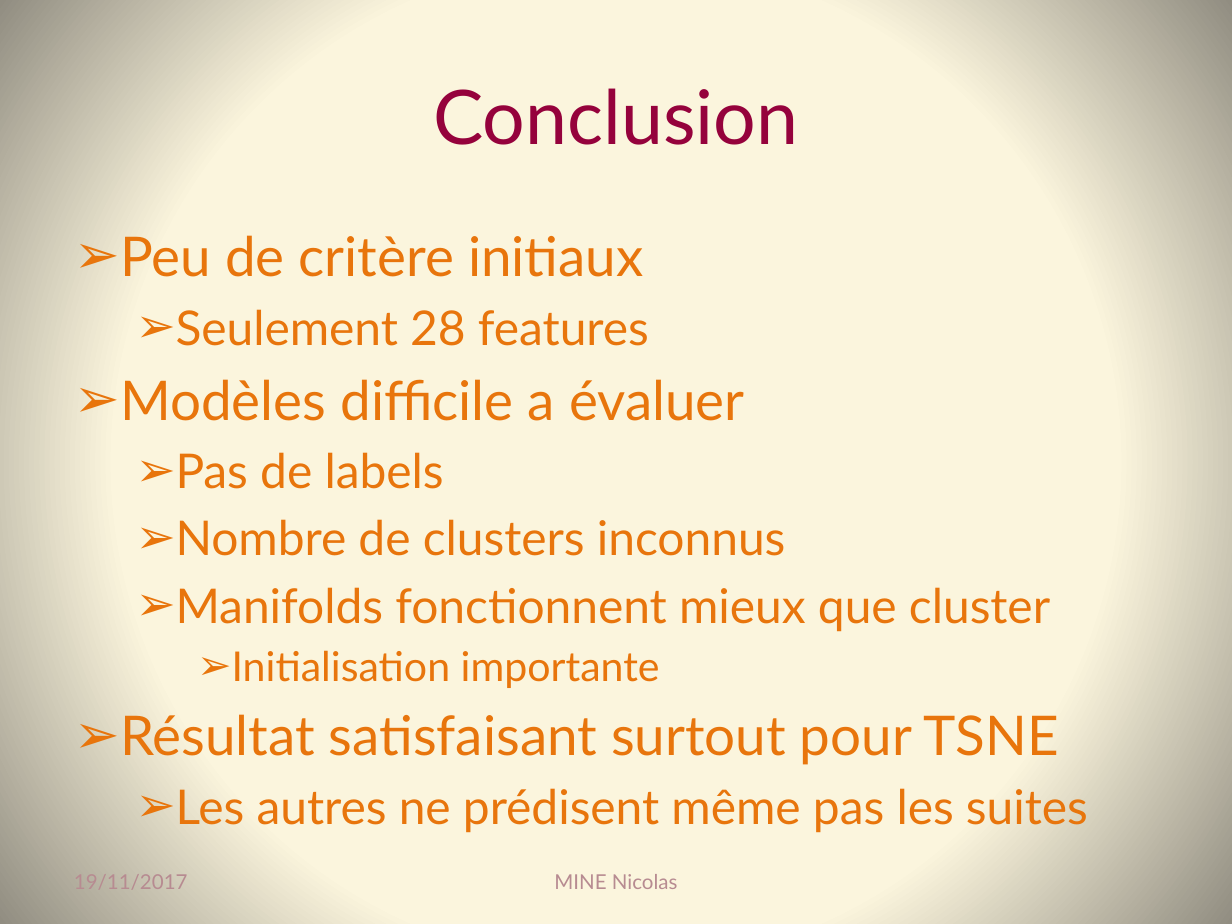
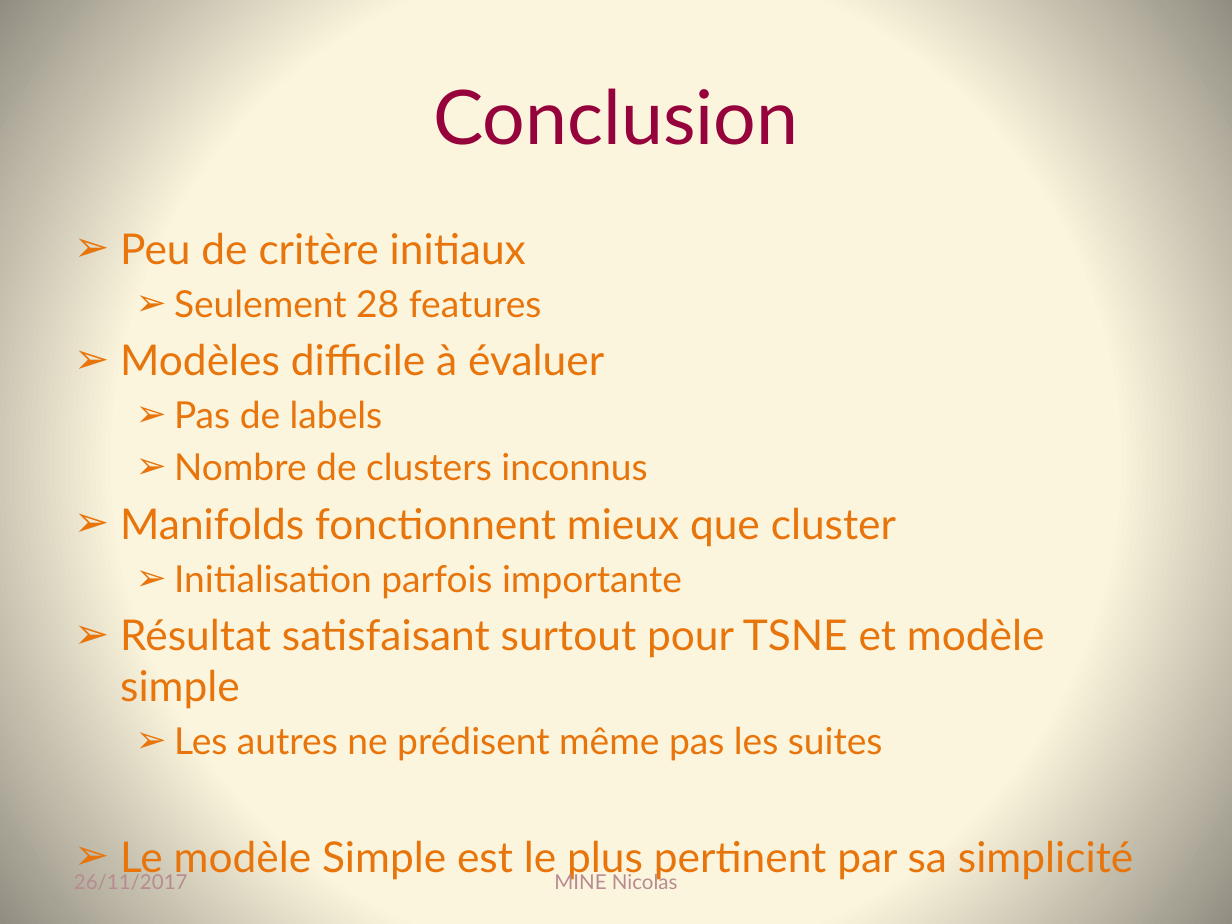
Before and after one commit to Coni63/OC_DS, a slide deck: slide 19 of P3/Presentation-projet_3.pptx (slide 17 before the commit). Drawn at 1232x924 pixels with LibreOffice and Linux fonts; fonts in the diff are those of the drawing. Boxes give left, top, right and bottom in pixels: in the first picture for what was removed or moved away, otherwise in the second. Text is boxed around its words. In the diff, an @@ line names an element or a change of style, - is before the commit and + after.

```diff
--- a/P3/Presentation-projet_3.pptx
+++ b/P3/Presentation-projet_3.pptx
@@ text at [120,232,896,761]: size 32 to 24.8 pt in "Peu de critère initiaux"; size 28 to 21.7 pt in "Seulement 28 features", "Pas de labels", "Nombre de clusters inconnus", "Les autres ne prédisent même pas les ..."; size 28 to 24.8 pt in "Manifolds fonctionnent mieux que cluster"; less space between paragraphs; list level 2 to 1 in "Manifolds fonctionnent mieux que cluster" @@
@@ text at [120,343,604,376]: text changed; size 32 to 24.8 pt @@
-➢ Modèles difficile a évaluer
+➢ Modèles difficile à évaluer
@@ text at [120,564,1045,709]: text changed; size 32 to 24.8 pt @@
-    ➢ Initialisation importante
-➢ Résultat satisfaisant surtout pour TSNE
+  ➢ Initialisation parfois importante
+➢ Résultat satisfaisant surtout pour TSNE et modèle simple
@@ text at [120,840,1133,880]: paragraph added @@
+➢ Le modèle Simple est le plus pertinent par sa simplicité
@@ text at [74,871,188,889]: text changed @@
-19/11/2017
+26/11/2017
```
Also in this commit, not shown: 17 other slides changed, 2 slides added, 10 other files.
